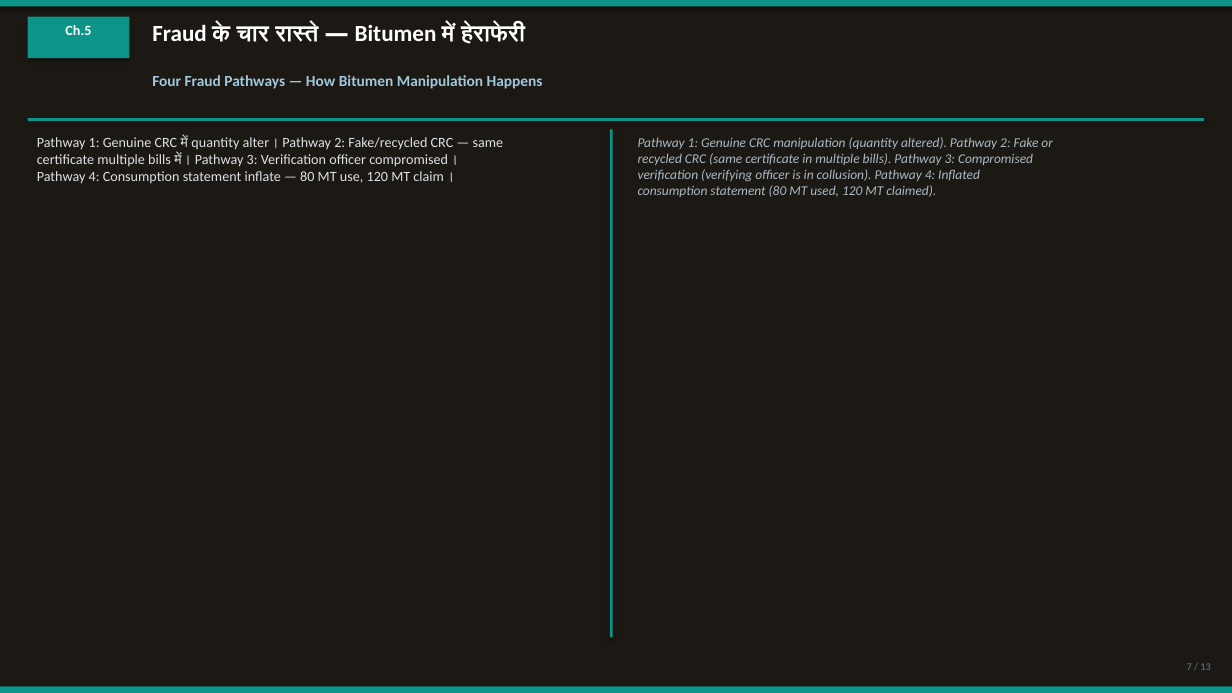
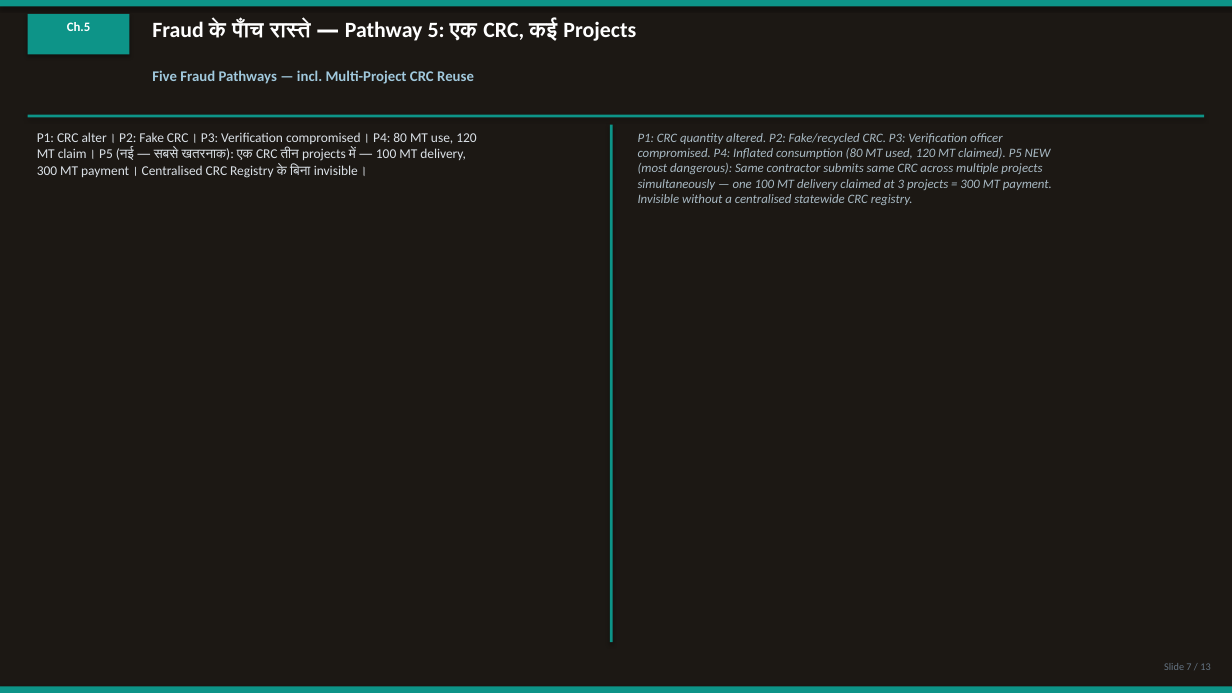
Before and after one commit to CRAJKUMARSINGH/News-Article-Elaborator, a slide deck: slide 7 of artifacts/rajasthan-ifms-crisis/PWD-eMB-Corruption-Investigation.pptx. Drawn at 1232x693 pixels with LibreOffice and Linux fonts; fonts in the diff are those of the drawing. Boxes give left, top, right and bottom in pixels: in the first picture for what was removed or moved away, otherwise in the second. Text is boxed around its words. In the diff, an @@ line names an element or a change of style, - is before the commit and + after.

```diff
--- a/artifacts/rajasthan-ifms-crisis/PWD-eMB-Corruption-Investigation.pptx
+++ b/artifacts/rajasthan-ifms-crisis/PWD-eMB-Corruption-Investigation.pptx
@@ text "Ch.5" at [67, 22, 91, 31]: size 11 to 10 pt @@
@@ text at [152, 20, 636, 41]: text changed; size 18 to 17 pt @@
-Fraud के चार रास्ते — Bitumen में हेराफेरी
+Fraud के पाँच रास्ते — Pathway 5: एक CRC, कई Projects
@@ text at [152, 70, 474, 84]: text changed; size 12 to 11.5 pt @@
-Four Fraud Pathways — How Bitumen Manipulation Happens
+Five Fraud Pathways — incl. Multi-Project CRC Reuse
@@ rectangle: place and size @@
-rectangle at [28, 118, 1204, 121]
+rectangle at [28, 115, 1204, 117]
@@ text at [37, 132, 476, 178]: text changed; size 11 to 10.5 pt; text colour #DCE1E6 to #DAE0E6 @@
-Pathway 1: Genuine CRC में quantity alter। Pathway 2: Fake/recycled CRC — same
-certificate multiple bills में। Pathway 3: Verification officer compromised।
-Pathway 4: Consumption statement inflate — 80 MT use, 120 MT claim।
+P1: CRC alter। P2: Fake CRC। P3: Verification compromised। P4: 80 MT use, 120
+MT claim। P5 (नई — सबसे खतरनाक): एक CRC तीन projects में — 100 MT delivery,
+300 MT payment। Centralised CRC Registry के बिना invisible।
@@ rectangle: place and size @@
-rectangle at [610, 129, 613, 638]
+rectangle at [610, 125, 613, 642]
@@ text at [638, 133, 1052, 205]: text changed; size 10.5 to 10 pt; text colour #AAB9C3 to #A8B9C3 @@
-Pathway 1: Genuine CRC manipulation (quantity altered). Pathway 2: Fake or
-recycled CRC (same certificate in multiple bills). Pathway 3: Compromised
-verification (verifying officer is in collusion). Pathway 4: Inflated
-consumption statement (80 MT used, 120 MT claimed).
+P1: CRC quantity altered. P2: Fake/recycled CRC. P3: Verification officer
+compromised. P4: Inflated consumption (80 MT used, 120 MT claimed). P5 NEW
+(most dangerous): Same contractor submits same CRC across multiple projects
+simultaneously — one 100 MT delivery claimed at 3 projects = 300 MT payment.
+Invisible without a centralised statewide CRC registry.
@@ text at [1164, 663, 1210, 670]: text changed; text colour #64788C to #647382 @@
-7 / 13
+Slide 7 / 13
```
Also in this commit, not shown: 13 other slides changed, 6 other files.
